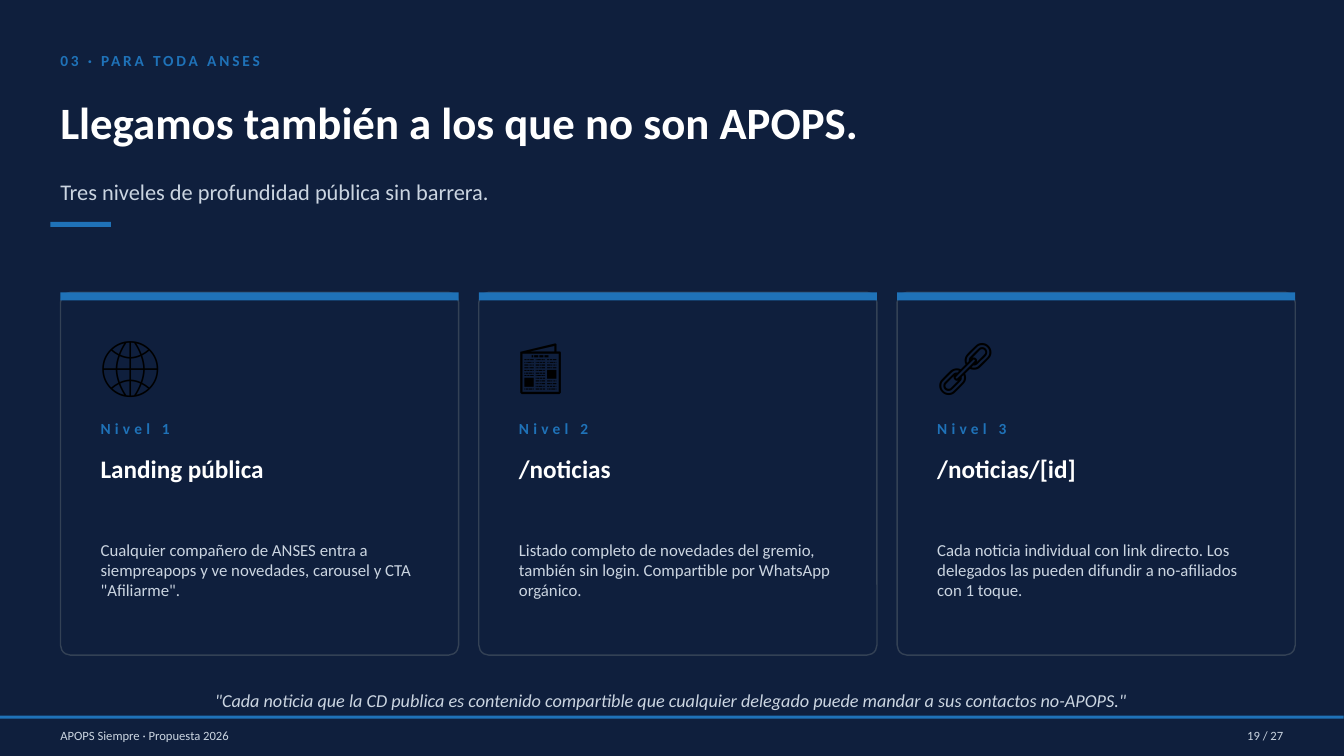
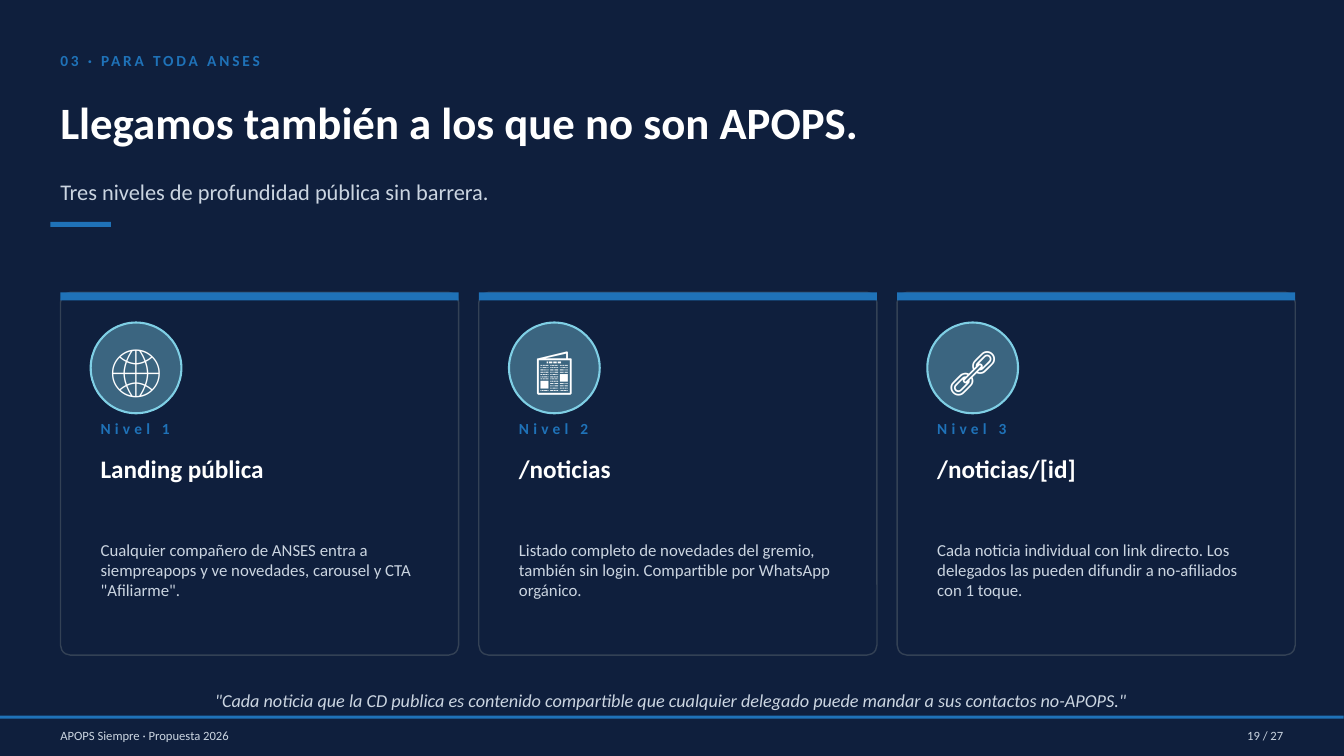
Before and after one commit to saadypacheco/apops, a slide deck: slide 19 of Presentacion-APOPS-Siempre.pptx. Drawn at 1344x756 pixels with LibreOffice and Linux fonts; fonts in the diff are those of the drawing. Boxes give left, top, right and bottom in pixels: in the first picture for what was removed or moved away, otherwise in the second. Text is boxed around its words. In the diff, an @@ line names an element or a change of style, - is before the commit and + after.

```diff
--- a/Presentacion-APOPS-Siempre.pptx
+++ b/Presentacion-APOPS-Siempre.pptx
@@ ellipse added at (91, 323, 181, 413), fill #7FCFE5 at 40% opacity, outline #7FCFE5 1.5 pt @@
@@ ellipse added at (509, 323, 600, 413), fill #7FCFE5 at 40% opacity, outline #7FCFE5 1.5 pt @@
@@ size 40 to 34.2 pt, text colour #000000 to #FFFFFF; alignment left to centre in 3 elements at (91, 323, 181, 413), (509, 323, 600, 413), (928, 323, 1018, 413) @@
@@ ellipse added at (928, 323, 1018, 413), fill #7FCFE5 at 40% opacity, outline #7FCFE5 1.5 pt @@
```
Also in this commit, not shown: 4 other slides changed, 1 other file.
